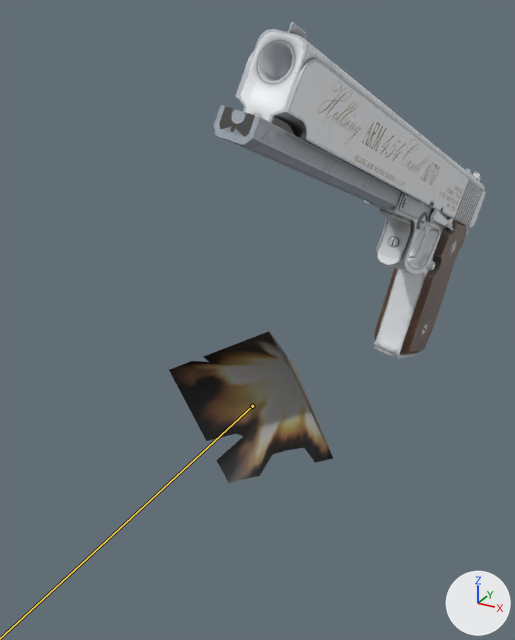
The Blender file GameData/sourceAssets/pistol_new_.blend: old version first, new version second.
One viewpoint serves both versions: a 50 mm lens placed at (0.058, -1.024, 0.089), pointed at (-0.16, -0.627, -0.11). Arrows for +X, +Y and +Z are at lower right; the lights stay in place. Both versions are drawn at frame 2 of the action 'fire'; the numbers are the values there. The bones that change are drawn over the model as lines.

The first picture shows 'pistol'.
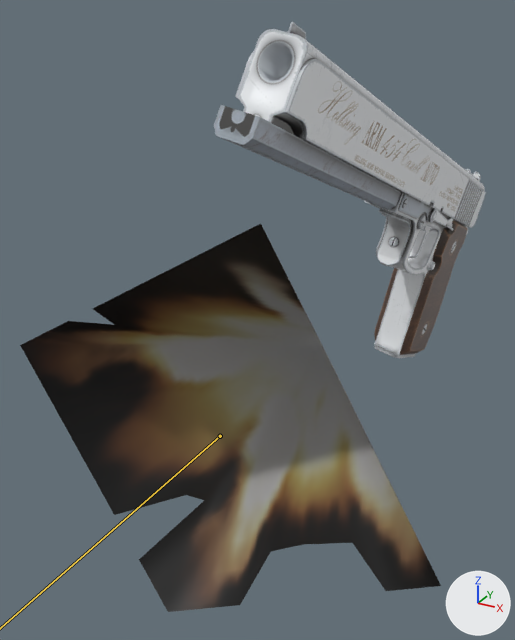
What differs and where, as boxes [x1, y1, x2, y2] in the pictures (515 x 640 px):
'pistol', posed (47% wider, 28% taller)
    before: [169, 22, 486, 483]
    after: [20, 22, 486, 612]

The change, as a diff of the scene's bpy script:
```diff
--- a/GameData/sourceAssets/pistol_new_.blend.py
+++ b/GameData/sourceAssets/pistol_new_.blend.py
@@ bone_muzzle @@
 bone_muzzle = bpy.data.objects['root'].pose.bones['muzzle']
-bone_muzzle.location = (-2.3, -7.0, -0.2)
-bone_muzzle.scale = (9.86, 9.86, 9.86)
+bone_muzzle.location = (-2.3, -4.1, -0.2)
+bone_muzzle.scale = (23.43, 23.43, 23.43)
```
